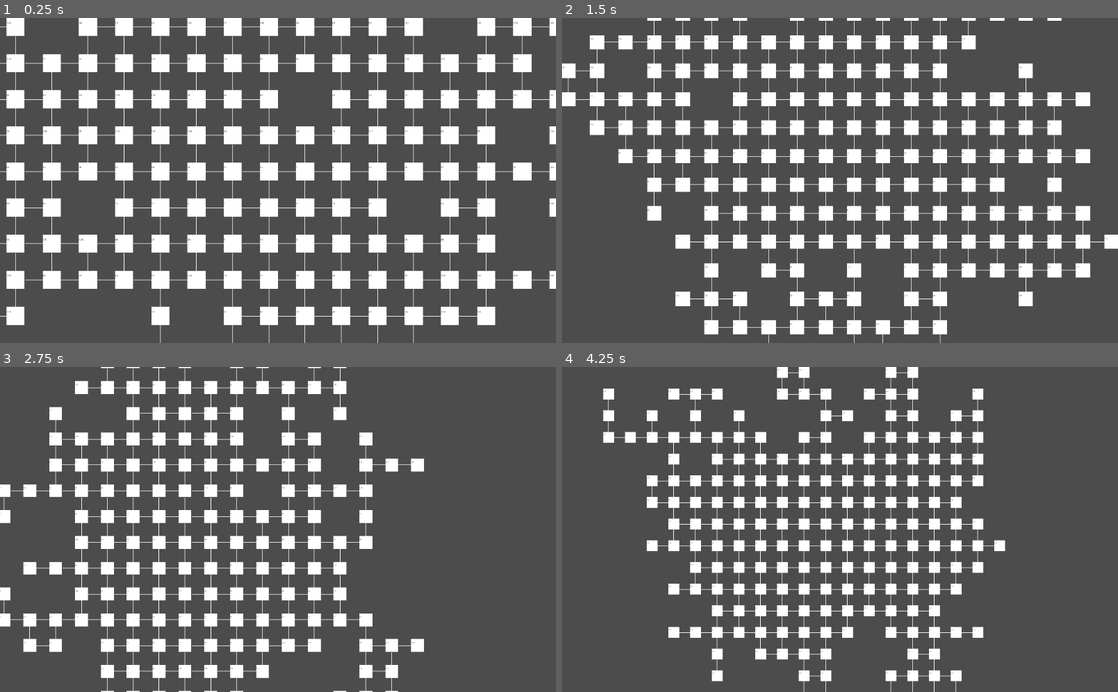
Above: before the commit, frames 1-4 (two rows, left to right).
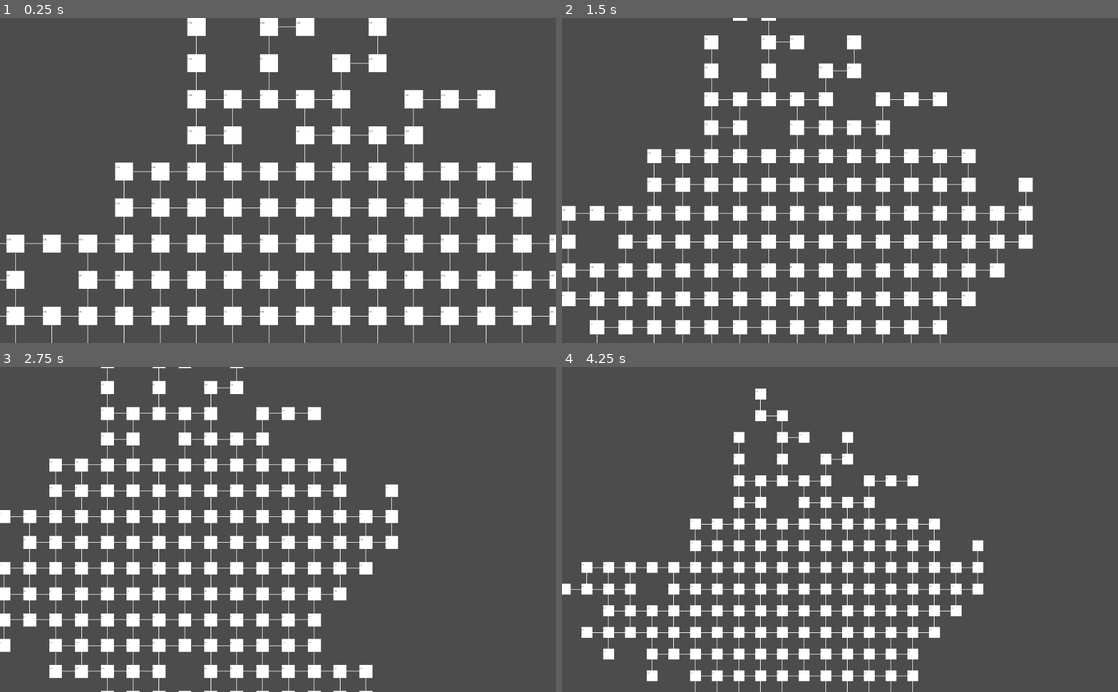
Above: after the commit, the same moments.

Repository: night-glider/TestUniverse
Game: Godot game, scene res://Node2D.tscn
Same seed, same stepped clock (60 frames per second), same inputs: the game is played once before the commit and once after it. The project has no main scene, so this scene is started directly.
Inputs:
- Up to frame 1 (0.25 s): no input
- Up to frame 2 (1.5 s): tap Enter (ui_accept) at 0.5, 0.77 s; hold Right (ui_right) 0.53-1.28 s; hold Down (ui_down) from 1.28 s (still down)
- Up to frame 3 (2.75 s): tap Enter (ui_accept) at 1.52 s; release Down (ui_down) at 2.03 s; hold Right (ui_right) from 2.03 s (still down)
- Up to frame 4 (4.25 s): release Right (ui_right) at 2.78 s; hold Up (ui_up) 2.78-3.53 s; tap Enter (ui_accept) at 3.02, 3.77 s; hold Left (ui_left) from 3.53 s (still down)

The runs differ from the first frame. In frame 1, 11% of the frame differs, in the area x 0-100%, y 0-100%; in frame 2, 12%; in frame 3, 6.2%; in frame 4, 9.4%.

Commit message:
Second commit

Diff:
--- a/Node2D.gd
+++ b/Node2D.gd
@@ -40,8 +40,8 @@
 		$Camera2D.zoom.y -= 0.1
 
 
-	generate()
-	update()
+	#generate()
+	#update()
 
 	pass
 
